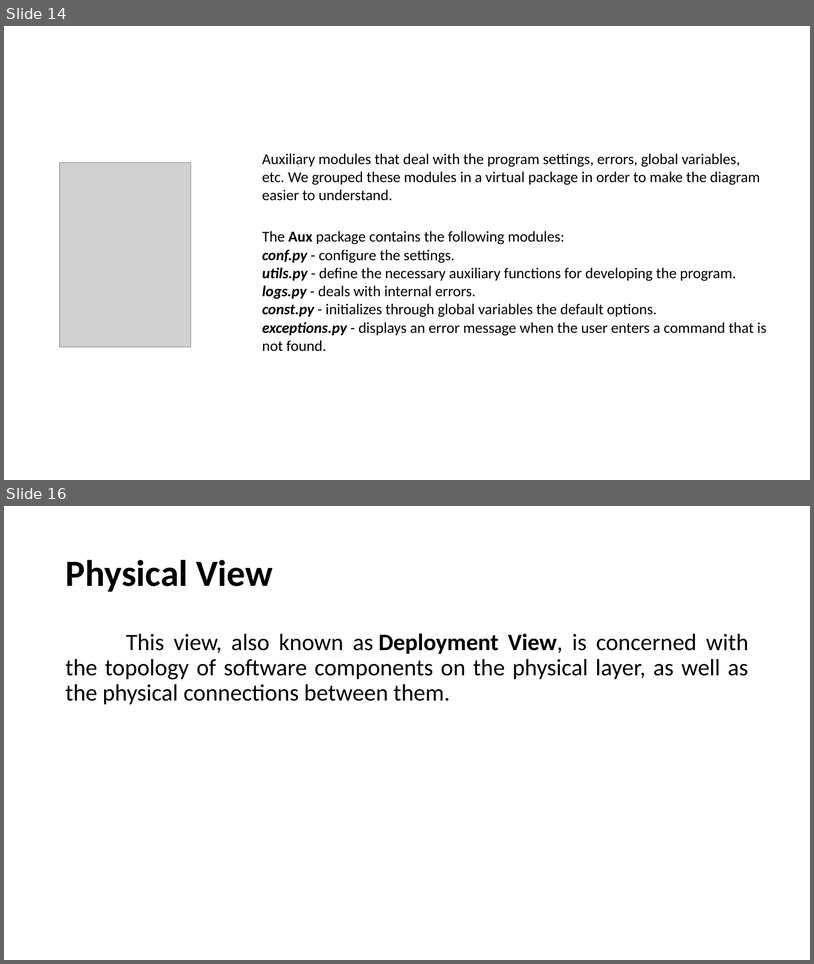
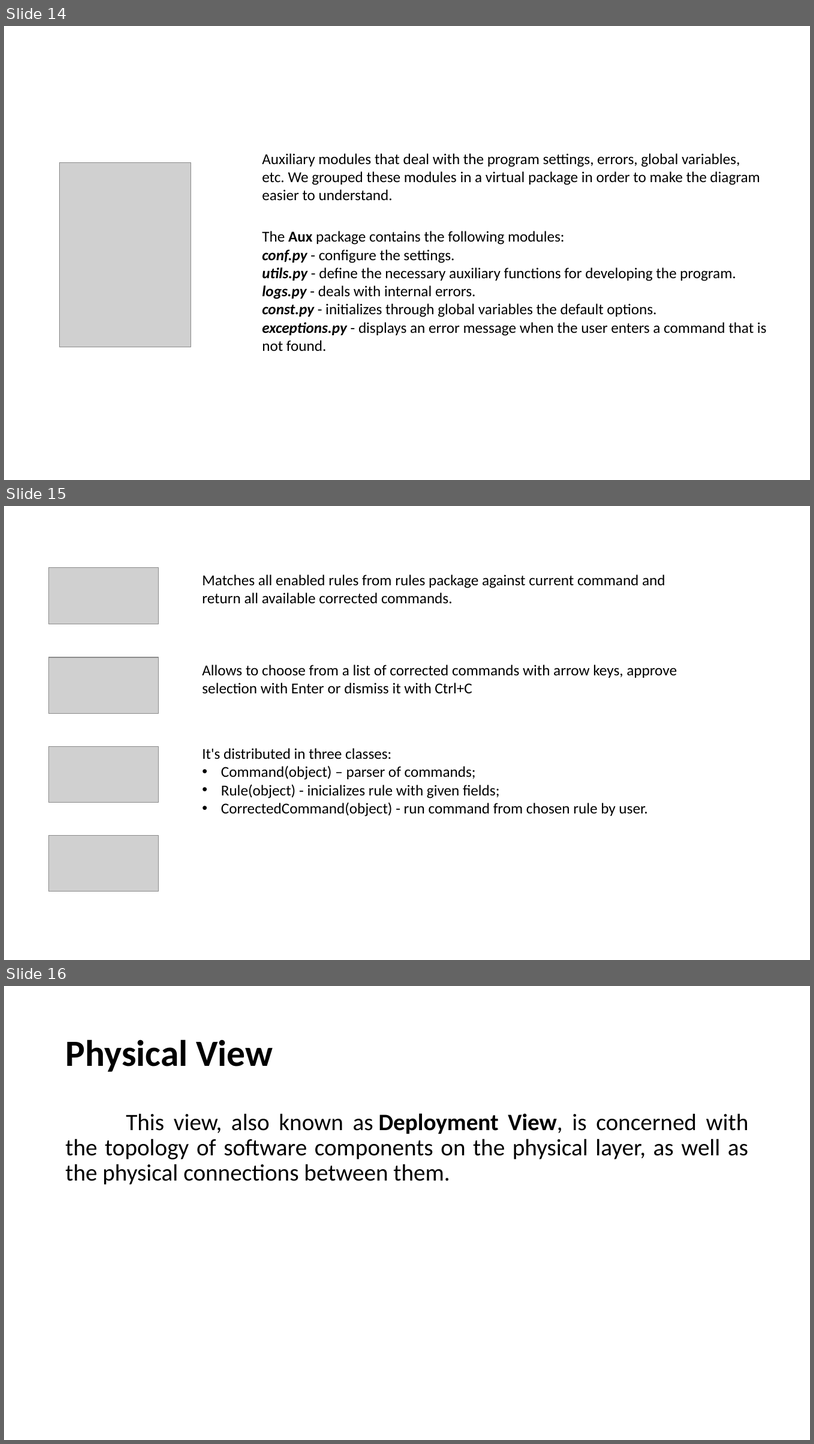
Before and after one commit to dianamoreira/thefuck, a slide deck: ArchSW-docs/The Fuck.pptx. Shown one above the other, each under a label of ours: slides 14 and 16 before the commit, slides 14, 15 and 16 after it; the slides between them are not shown. The pictures are 814x964 and 814x1444 pixels, drawn with LibreOffice and Linux fonts; fonts in the diff are those of the drawing; grey boxes stand for pictures. Boxes give left, top, right and bottom in pixels: in the first picture for what was removed or moved away, otherwise in the second. Text is boxed around its words. In the diff, an @@ line names an element or a change of style, - is before the commit and + after.

```diff
--- a/ArchSW-docs/The Fuck.pptx
+++ b/ArchSW-docs/The Fuck.pptx
@@ slide 15 added at [4, 506, 810, 960], background #FFFFFF @@
@@ picture added at [49, 567, 159, 624] @@
@@ text added at [202, 574, 666, 604], 18 pt, text #000000 @@
+Matches all enabled rules from rules package against current command and
+return all available corrected commands.
@@ picture added at [49, 657, 159, 713] @@
@@ text added at [202, 664, 677, 694], 18 pt, text #000000 @@
+Allows to choose from a list of corrected commands with arrow keys, approve selection with Enter or dismiss it with Ctrl+C
@@ picture added at [49, 746, 159, 802] @@
@@ text added at [202, 748, 648, 816], 18 pt, text #000000 @@
+It's distributed in three classes:
+• Command(object) – parser of commands;
+• Rule(object) - inicializes rule with given fields;
+• CorrectedCommand(object) - run command from chosen rule by user.
@@ picture added at [49, 835, 159, 891] @@
```
Also in this commit, not shown: 1 slide changed, 1 slide removed.
